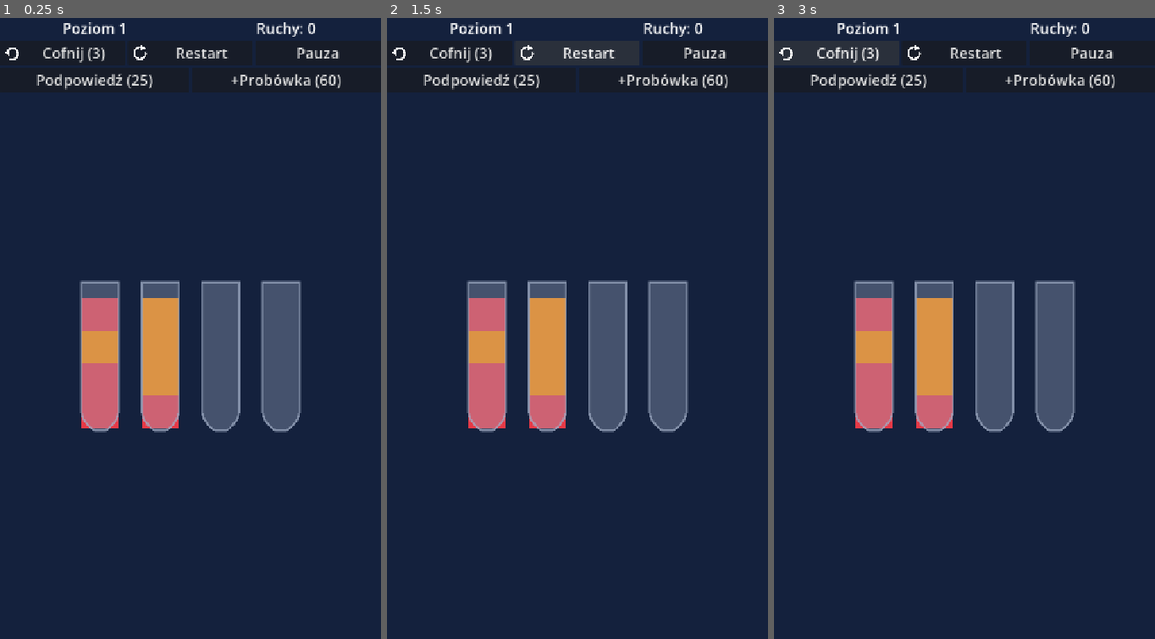
Above: before the commit, frames 1-3 (left to right).
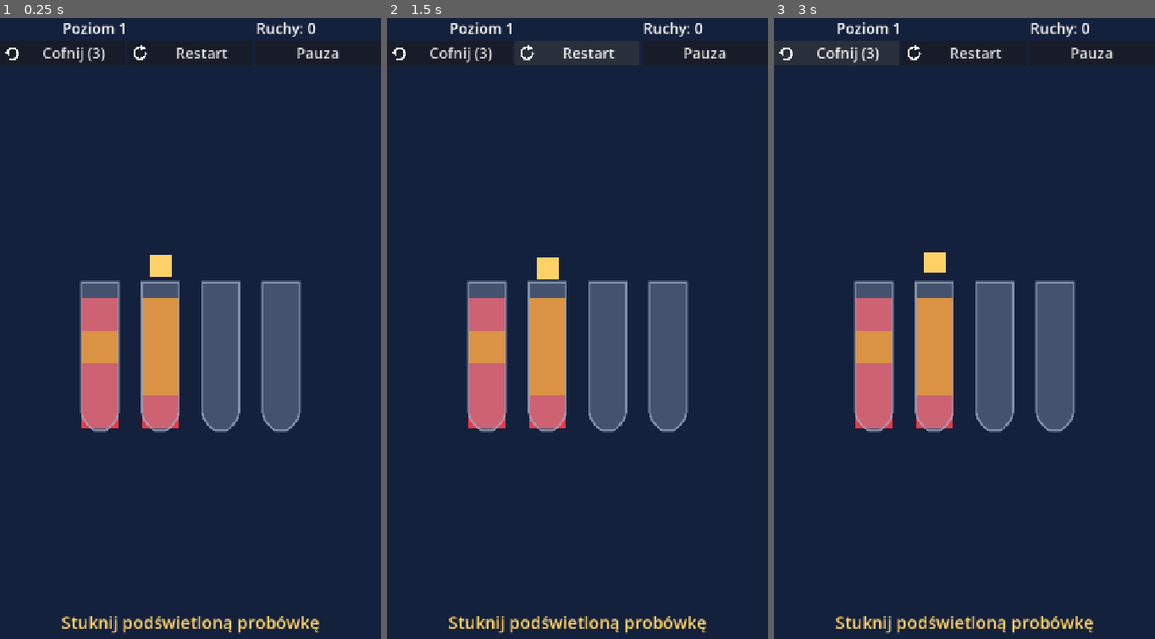
Above: after the commit, the same moments.

Repository: FHubert/first-auto-game
Game: Godot game, scene res://src/levels/level.tscn
Two runs of this game, one before a commit and one after it. Both use one fixed random seed, a clock stepped at 60 frames per second and the inputs below. This scene is started directly instead of the project's main scene.
Inputs:
- Up to frame 1 (0.25 s): no input
- Up to frame 2 (1.5 s): click "Restart" at 0.5 s; click "Restart" at 1.25 s
- Up to frame 3 (3 s): click "Restart" at 2 s; click "Cofnij (3)" at 2.75 s

The runs differ from the first frame. In frame 1, 1.6% of the frame differs, in the area x 9-90%, y 8-100%; in frame 2, 1.6%; in frame 3, 1.5%.

Commit message:
feat(G-005): FTUE — TutorialFlow (3 kroki), overlay z dłonią w Level, tutorial_done w zapisie
Co-Authored-By: Claude Fable 5.1 <noreply@anthropic.com>
Claude-Session: https://claude.ai/code/session_01WTHQ8svE91PgoHBu6zvsQW

Diff:
--- a/game/src/levels/level.gd
+++ b/game/src/levels/level.gd
@@ -16,11 +16,13 @@
 var clock: Callable = func() -> int: return int(Time.get_unix_time_from_system())
 var mode: String = MODE_CAMPAIGN
 var level_no: int = 1
+var tutorial: TutorialFlow
 
 @onready var board: BoardView = $Board
 @onready var hud: Hud = $Hud
 @onready var level_complete: LevelComplete = $LevelComplete
 @onready var stuck_panel: StuckPanel = $StuckPanel
+@onready var tutorial_overlay: TutorialOverlay = $TutorialOverlay
 
 
 func _ready() -> void:
@@ -32,6 +34,8 @@
 			hud.refresh()
 			_check_stuck()
 	)
+	board.tube_selected.connect(_on_tutorial_selected)
+	board.pour_finished.connect(_on_tutorial_pour)
 	hud.hint_pressed.connect(buy_hint)
 	hud.extra_tube_pressed.connect(buy_extra_tube)
 	stuck_panel.undo_pressed.connect(undo)
@@ -59,12 +63,68 @@
 	board.setup(round, theme_id)
 	hud.bind(round, level_no)
 	stuck_panel.visible = false
+	tutorial = null
+	if level_no == 1 and not bool(state.settings.get("tutorial_done", false)):
+		tutorial = TutorialFlow.new()
+		tutorial.start(_solver_first_move())
+	_update_tutorial_overlay()
 
 
 func on_next_pressed() -> void:
 	level_complete.visible = false
 	load_level(state.level, state.theme_active)
 	next_requested.emit(state.level)
+
+
+func _process(_delta: float) -> void:
+	if tutorial != null and board.selected_index() == -1:
+		if tutorial.step == TutorialFlow.Step.PICK_TARGET:
+			tutorial.on_deselect()
+			_update_tutorial_overlay()
+
+
+## Pierwszy ruch solvera z biezacego stanu (bez liczenia podpowiedzi).
+func _solver_first_move() -> Vector2i:
+	var max_states: int = int(GameConfig.get_value("hint_solver_max_states"))
+	var path: Array = SortSolver.solve(round.board(), max_states, 1.0).get("path", [])
+	if path.is_empty():
+		return GameRound.NO_HINT
+	return path[0]
+
+
+func _on_tutorial_selected(index: int) -> void:
+	if tutorial != null and tutorial.on_tube_selected(index):
+		_update_tutorial_overlay()
+
+
+func _on_tutorial_pour(from: int, to: int) -> void:
+	if tutorial == null:
+		return
+	var next_move: Vector2i = GameRound.NO_HINT
+	if not round.is_done():
+		next_move = _solver_first_move()
+	if not tutorial.on_pour(from, to, next_move, round.is_done()):
+		if round.is_done():
+			tutorial.step = TutorialFlow.Step.DONE
+		else:
+			tutorial.start(next_move)
+	_update_tutorial_overlay()
+
+
+func _update_tutorial_overlay() -> void:
+	var active: bool = tutorial != null and not tutorial.is_done()
+	hud.set_boosters_visible(not active)
+	if active:
+		var idx: int = tutorial.highlight()
+		if idx >= 0 and idx < round.board().tube_count():
+			tutorial_overlay.point_at(board.tube_rect(idx), tutorial.message())
+		return
+	tutorial_overlay.hide_hand()
+	if tutorial != null:
+		state.settings["tutorial_done"] = true
+		SaveSystem.save(state)
+		Analytics.track_design("tutorial:done")
+		tutorial = null
 
 
 func undo() -> void:
--- a/game/src/levels/level.tscn
+++ b/game/src/levels/level.tscn
@@ -1,10 +1,11 @@
-[gd_scene load_steps=6 format=3]
+[gd_scene load_steps=7 format=3]
 
 [ext_resource type="Script" path="res://src/levels/level.gd" id="1_level"]
 [ext_resource type="Script" path="res://src/ui/board_view.gd" id="2_board"]
 [ext_resource type="Script" path="res://src/ui/hud.gd" id="3_hud"]
 [ext_resource type="PackedScene" path="res://src/ui/level_complete.tscn" id="4_lc"]
 [ext_resource type="PackedScene" path="res://src/ui/stuck_panel.tscn" id="5_sp"]
+[ext_resource type="Script" path="res://src/ui/tutorial_overlay.gd" id="6_tut"]
 
 [node name="Level" type="Control"]
 layout_mode = 3
@@ -37,3 +38,13 @@
 
 [node name="StuckPanel" parent="." instance=ExtResource("5_sp")]
 layout_mode = 1
+
+[node name="TutorialOverlay" type="Control" parent="."]
+layout_mode = 1
+anchors_preset = 15
+anchor_right = 1.0
+anchor_bottom = 1.0
+grow_horizontal = 2
+grow_vertical = 2
+mouse_filter = 2
+script = ExtResource("6_tut")
--- /dev/null
+++ b/game/src/systems/tutorial_flow.gd
@@ -0,0 +1,65 @@
+class_name TutorialFlow
+extends RefCounted
+## Maszyna stanow tutorialu poziomu 1: wskaz zrodlo -> wskaz cel -> ukoncz.
+
+enum Step { PICK_SOURCE, PICK_TARGET, FINISH, DONE }
+
+# Teksty literalami do czasu lokalizacji (T-023: podmiana na tr()).
+const TEXT_PICK_SOURCE: String = "Stuknij podświetloną probówkę"
+const TEXT_PICK_TARGET: String = "Teraz stuknij, gdzie przelać"
+const TEXT_FINISH: String = "Dokończ — posortuj kolory!"
+const TEXT_DONE: String = ""
+
+var step: int = Step.PICK_SOURCE
+var expected: Vector2i = Vector2i(-1, -1)
+
+
+func start(first_move: Vector2i) -> void:
+	expected = first_move
+	step = Step.PICK_SOURCE
+
+
+func on_tube_selected(index: int) -> bool:
+	if step == Step.PICK_SOURCE and index == expected.x:
+		step = Step.PICK_TARGET
+		return true
+	return false
+
+
+func on_pour(from: int, to: int, next_move: Vector2i, won: bool) -> bool:
+	if step == Step.PICK_TARGET and Vector2i(from, to) != expected:
+		return false
+	if step != Step.PICK_TARGET and step != Step.FINISH:
+		return false
+	expected = next_move
+	step = Step.DONE if won else Step.FINISH
+	return true
+
+
+func on_deselect() -> void:
+	if step == Step.PICK_TARGET:
+		step = Step.PICK_SOURCE
+
+
+func is_done() -> bool:
+	return step == Step.DONE
+
+
+func highlight() -> int:
+	match step:
+		Step.PICK_TARGET:
+			return expected.y
+		Step.PICK_SOURCE, Step.FINISH:
+			return expected.x
+	return -1
+
+
+func message() -> String:
+	match step:
+		Step.PICK_SOURCE:
+			return TEXT_PICK_SOURCE
+		Step.PICK_TARGET:
+			return TEXT_PICK_TARGET
+		Step.FINISH:
+			return TEXT_FINISH
+	return TEXT_DONE
--- a/game/src/ui/hud.gd
+++ b/game/src/ui/hud.gd
@@ -84,6 +84,12 @@
 	undo_button.disabled = charges <= 0
 
 
+func set_boosters_visible(v: bool) -> void:
+	if hint_button != null:
+		hint_button.visible = v
+		extra_tube_button.visible = v
+
+
 func _make_label(parent: Control) -> Label:
 	var l := Label.new()
 	l.size_flags_horizontal = Control.SIZE_EXPAND_FILL
--- /dev/null
+++ b/game/src/ui/tutorial_overlay.gd
@@ -0,0 +1,56 @@
+class_name TutorialOverlay
+extends Control
+## Nakladka tutorialu: komunikat na dole i "dlon" (kwadrat) nad wskazana probowka.
+
+const ACCENT: Color = Color("#FFD166")
+const HAND_SIZE: Vector2 = Vector2(40, 40)
+const HAND_GAP: float = 8.0
+const PULSE_SECONDS: float = 0.5
+const PULSE_SHIFT: float = 12.0
+const TEXT_BOTTOM: float = 160.0
+const FONT_SIZE: int = 32
+
+var hand: ColorRect
+var label: Label
+var _tween: Tween
+
+
+func _ready() -> void:
+	mouse_filter = Control.MOUSE_FILTER_IGNORE
+	set_anchors_preset(Control.PRESET_FULL_RECT)
+	hand = ColorRect.new()
+	hand.color = ACCENT
+	hand.size = HAND_SIZE
+	hand.mouse_filter = Control.MOUSE_FILTER_IGNORE
+	add_child(hand)
+	label = Label.new()
+	label.set_anchors_preset(Control.PRESET_BOTTOM_WIDE)
+	label.offset_top = -TEXT_BOTTOM
+	label.offset_bottom = -TEXT_BOTTOM + 60.0
+	label.horizontal_alignment = HORIZONTAL_ALIGNMENT_CENTER
+	label.add_theme_font_size_override("font_size", FONT_SIZE)
+	label.add_theme_color_override("font_color", ACCENT)
+	label.mouse_filter = Control.MOUSE_FILTER_IGNORE
+	add_child(label)
+	visible = false
+
+
+func point_at(rect: Rect2, text: String) -> void:
+	var base := Vector2(rect.position.x + (rect.size.x - HAND_SIZE.x) * 0.5, 0.0)
+	base.y = rect.position.y - HAND_SIZE.y - HAND_GAP
+	hand.position = base - global_position
+	label.text = text
+	visible = true
+	if _tween != null:
+		_tween.kill()
+	if DisplayServer.get_name() != "headless":
+		_tween = create_tween().set_loops()
+		_tween.tween_property(hand, "position:y", hand.position.y + PULSE_SHIFT, PULSE_SECONDS)
+		_tween.tween_property(hand, "position:y", hand.position.y, PULSE_SECONDS)
+
+
+func hide_hand() -> void:
+	if _tween != null:
+		_tween.kill()
+		_tween = null
+	visible = false
--- /dev/null
+++ b/game/test/unit/test_tutorial_flow.gd
@@ -0,0 +1,95 @@
+extends GdUnitTestSuite
+
+const SAVE_PATH: String = "user://test_tutorial.json"
+
+var _level: Level
+var _old_path: String
+
+
+func before_test() -> void:
+	GameConfig.reset()
+	_old_path = SaveSystem.save_path
+	SaveSystem.save_path = SAVE_PATH
+	_cleanup()
+
+
+func after_test() -> void:
+	if is_instance_valid(_level):
+		_level.free()
+	_cleanup()
+	SaveSystem.save_path = _old_path
+	GameConfig.reset()
+
+
+func _cleanup() -> void:
+	for p in [SAVE_PATH, SAVE_PATH + ".tmp"]:
+		if FileAccess.file_exists(p):
+			DirAccess.remove_absolute(ProjectSettings.globalize_path(p))
+
+
+func _make_level(done: bool) -> void:
+	_level = load("res://src/levels/level.tscn").instantiate()
+	_level.state = GameState.new()
+	_level.state.settings["tutorial_done"] = done
+	add_child(_level)
+
+
+func test_state_machine_happy_path() -> void:
+	var t := TutorialFlow.new()
+	t.start(Vector2i(0, 2))
+	assert_bool(t.on_tube_selected(1)).is_false()
+	assert_int(t.step).is_equal(TutorialFlow.Step.PICK_SOURCE)
+	assert_int(t.highlight()).is_equal(0)
+	assert_bool(t.on_pour(0, 2, Vector2i(1, 3), false)).is_false()
+	assert_bool(t.on_tube_selected(0)).is_true()
+	assert_int(t.step).is_equal(TutorialFlow.Step.PICK_TARGET)
+	assert_int(t.highlight()).is_equal(2)
+	t.on_deselect()
+	assert_int(t.step).is_equal(TutorialFlow.Step.PICK_SOURCE)
+	t.on_tube_selected(0)
+	assert_bool(t.on_pour(0, 1, Vector2i(1, 3), false)).is_false()
+	assert_bool(t.on_pour(0, 2, Vector2i(1, 3), false)).is_true()
+	assert_int(t.step).is_equal(TutorialFlow.Step.FINISH)
+	assert_int(t.highlight()).is_equal(1)
+	assert_bool(t.on_pour(1, 3, GameRound.NO_HINT, true)).is_true()
+	assert_bool(t.is_done()).is_true()
+	assert_int(t.highlight()).is_equal(-1)
+	assert_str(t.message()).is_empty()
+
+
+func test_win_on_expected_pour_finishes() -> void:
+	var t := TutorialFlow.new()
+	t.start(Vector2i(0, 1))
+	t.on_tube_selected(0)
+	assert_bool(t.on_pour(0, 1, GameRound.NO_HINT, true)).is_true()
+	assert_bool(t.is_done()).is_true()
+
+
+func test_level_one_is_two_colors_short() -> void:
+	var seed_value: int = int(GameConfig.get_value("campaign_seed"))
+	var payload: Dictionary = ContentGenerator.new().generate(seed_value, 1)["payload"]
+	assert_int(int(payload["colors"])).is_equal(2)
+	assert_int(int(payload["min_moves"])).is_less_equal(4)
+
+
+func test_scene_runs_tutorial_to_completion() -> void:
+	_make_level(false)
+	assert_object(_level.tutorial).is_not_null()
+	assert_bool(_level.tutorial_overlay.visible).is_true()
+	assert_bool(_level.hud.hint_button.visible).is_false()
+	var path: Array = SortSolver.solve(_level.round.board(), 20000, 1.0)["path"]
+	for m: Vector2i in path:
+		_level.board.tap(m.x)
+		_level.board.tap(m.y)
+	assert_bool(bool(_level.state.settings["tutorial_done"])).is_true()
+	assert_object(_level.tutorial).is_null()
+	assert_bool(_level.tutorial_overlay.visible).is_false()
+	assert_bool(_level.hud.hint_button.visible).is_true()
+	assert_bool(bool(SaveSystem.load().settings["tutorial_done"])).is_true()
+
+
+func test_scene_skips_tutorial_when_done() -> void:
+	_make_level(true)
+	assert_object(_level.tutorial).is_null()
+	assert_bool(_level.tutorial_overlay.visible).is_false()
+	assert_bool(_level.hud.hint_button.visible).is_true()
Not shown, added: game/src/systems/tutorial_flow.gd.uid
Not shown, added: game/src/ui/tutorial_overlay.gd.uid
Not shown, added: game/test/unit/test_tutorial_flow.gd.uid
